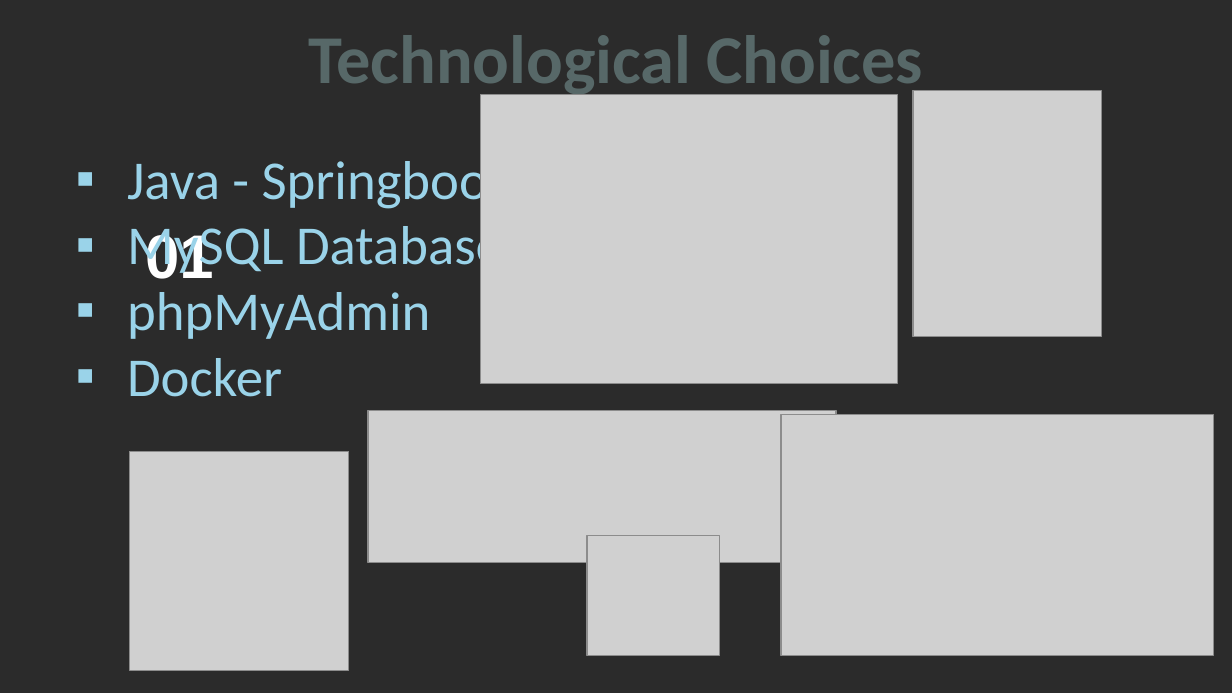
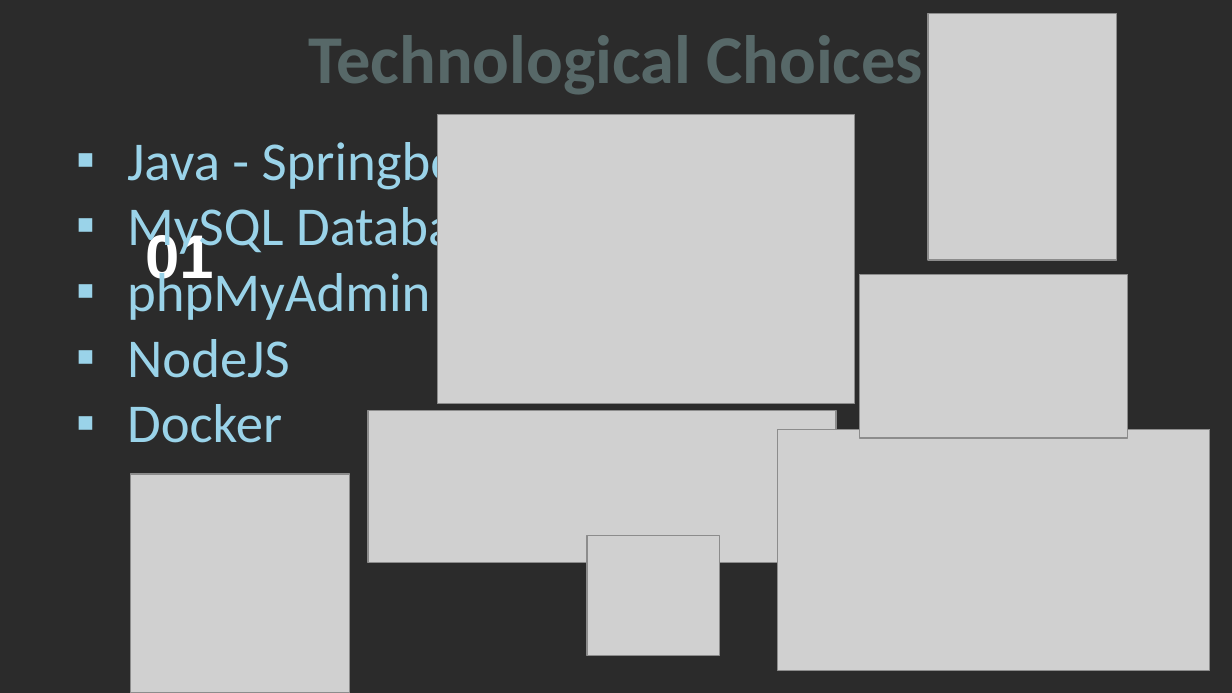
Before and after one commit to AmandineBenza/BlablaMove, a slide deck: slide 11 of src/main/resources/Presentations/BlablaMove_OralDefense.pptx. Drawn at 1232x693 pixels with LibreOffice and Linux fonts; fonts in the diff are those of the drawing; grey boxes stand for pictures; background and template pictures are left out; a plain dark background stands for a picture behind light text. Boxes give left, top, right and bottom in pixels: in the first picture for what was removed or moved away, otherwise in the second. Text is boxed around its words. In the diff, an @@ line names an element or a change of style, - is before the commit and + after.

Commit message:
#25

```diff
--- a/src/main/resources/Presentations/BlablaMove_OralDefense.pptx
+++ b/src/main/resources/Presentations/BlablaMove_OralDefense.pptx
@@ picture: place and size @@
-picture at (913, 90, 1101, 336)
+picture at (928, 14, 1116, 260)
@@ text "Java - Springboot": place and size @@
-text "Java - Springboot" at (127, 153, 507, 397)
+text "Java - Springboot" at (127, 134, 507, 443)
@@ picture: place and size @@
-picture at (480, 95, 898, 384)
+picture at (437, 115, 855, 404)
@@ picture added at (860, 275, 1127, 439) @@
@@ text at (127, 339, 290, 378): paragraph added @@
+▪ NodeJS
@@ picture: place and size @@
-picture at (781, 414, 1214, 655)
+picture at (777, 429, 1210, 670)
@@ picture: place and size @@
-picture at (129, 451, 349, 670)
+picture at (131, 474, 350, 693)
```
Also in this commit, not shown: 2 other slides changed.
